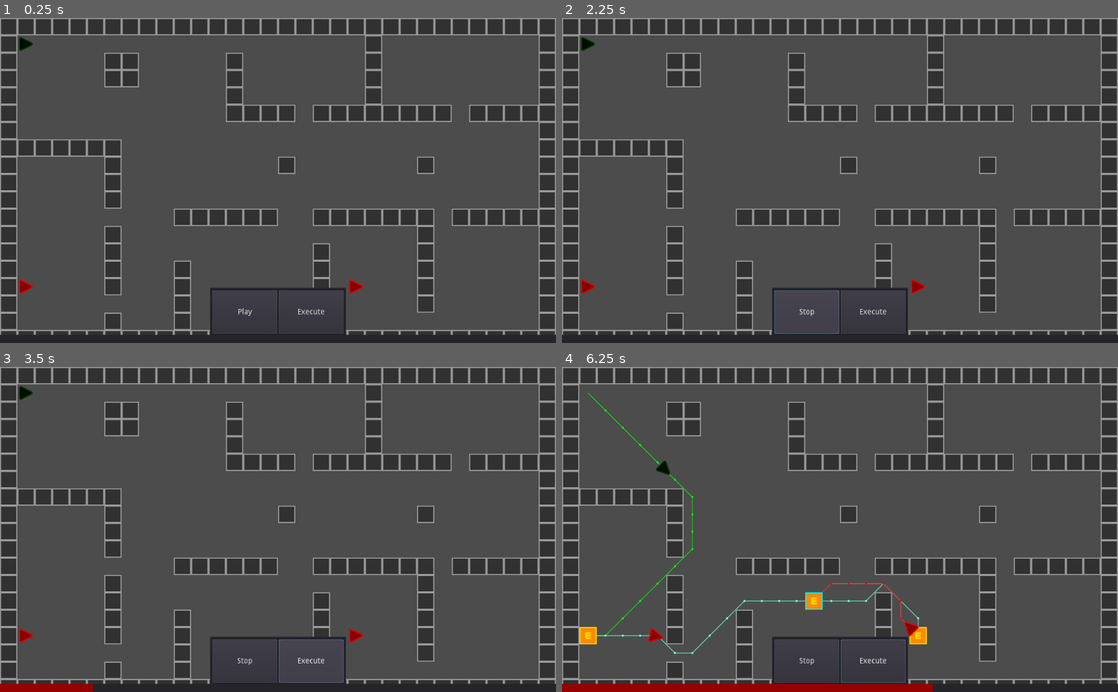
Above: before the commit, frames 1-4 (two rows, left to right).
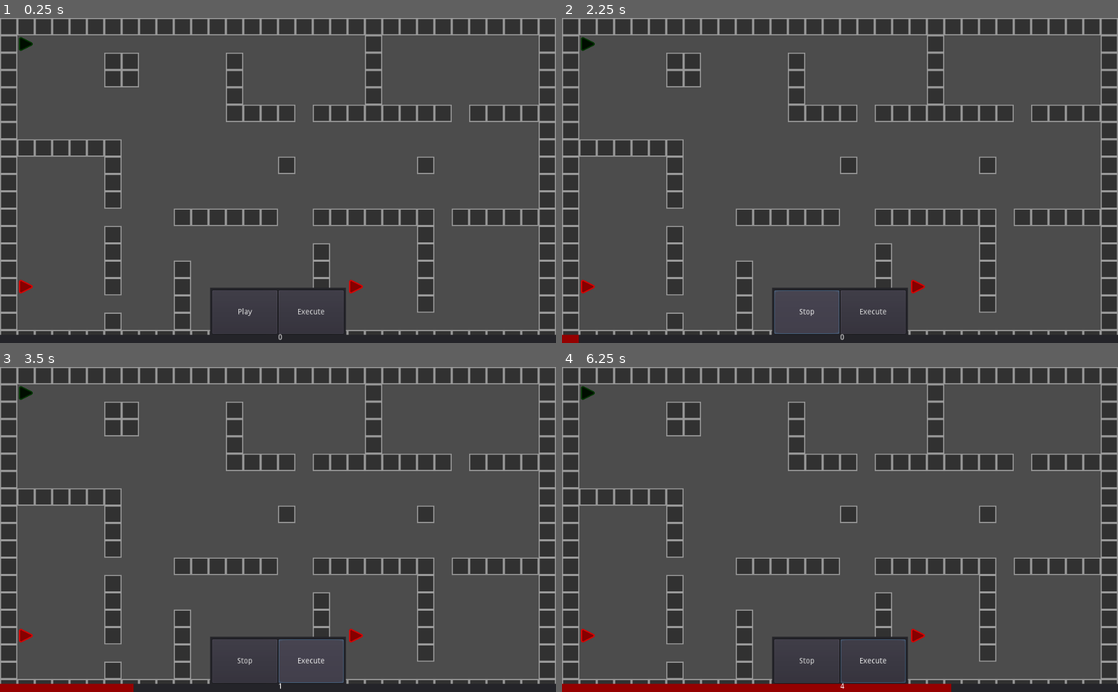
Above: after the commit, the same moments.

Repository: Matthew-Underwood/Jasper
Game: Godot game, scene res://scenes/main.tscn
The game is run twice, just before and just after one commit, with the same random seed, the same clock (stepped at 60 frames per second) and the same inputs.
Inputs (mouse positions are in pixels of both pictures, inside the frame that each line leads up to):
- Up to frame 1 (0.25 s): no input
- Up to frame 2 (2.25 s): click "Play" at 0.5 s; click "Stop" at 1.25 s; click "Play" at 2 s
- Up to frame 3 (3.5 s): click "Execute" at 2.75 s
- Up to frame 4 (6.25 s): move the mouse to (589, 393) at 3.52 s; press the mouse at (589, 393) at 3.53 s; move the mouse to (589, 636) at 4.27 s; release the mouse at (589, 636) at 4.28 s; hold A 4.28-5.03 s; tap Backspace (delete_waypoint) at 4.35, 5.85 s; click (589, 636) at 4.42 s; move the mouse to (917, 636) at 5.02 s; press the mouse at (917, 636) at 5.03 s; move the mouse to (812, 594) at 5.77 s; release the mouse at (812, 594) at 5.78 s; click (812, 594) at 5.92 s

The runs differ from the first frame. In frame 1, less than 0.1% of the frame differs, in the area x 50-51%, y 97-100%; in frame 2, less than 0.1%; in frame 3, 0.2%; in frame 4, 1.4%, in the area x 3-70%, y 5-100%.

Commit message:
Progress bar and timer

Diff:
--- a/classes/pathing/pathing_factory.gd
+++ b/classes/pathing/pathing_factory.gd
@@ -5,5 +5,5 @@
 	var pathing = load("res://classes/pathing/pathing.gd")
 	pathing = pathing.new(aStar, map)
 	var walkableTiles = pathing.addWalkableCells(obstacles)
+	return pathing
 	pathing.connectWalkableCellsDiagonal(walkableTiles)
-	return pathing
--- a/node/main.gd
+++ b/node/main.gd
@@ -11,10 +11,14 @@
 	var timer = get_node("Timer")
 	var tileMap = get_node("TileMap")
 	var playButton = get_node("Panel/Panel/HSplitContainer/Play")
+	var countDownText = get_node("Panel/CountdownText")
 	var timelineBar = get_node("Panel/TextureProgress")
 	playButton.setTurnTimer(timer)
+	countDownText.setTurnTimer(timer)
 	timelineBar.setTurnTimer(timer)
 	playButton.setProgressBar(timelineBar)
+	timer.connect("timeout", playButton, "changeButton", ["Play"])
+	playButton.connect("change_button", timelineBar, "changeButton")
 
 
 	for characterNum in range(characterPositions.size()):
--- a/node/ui/Play.gd
+++ b/node/ui/Play.gd
@@ -1,6 +1,5 @@
 extends Button
 
-var buttonText : String = "Play"
 var _timer : Timer
 var _progressBar : TextureProgress
 
@@ -11,14 +10,15 @@
 	_progressBar = progressBar
 
 func _on_Play_button_up():
-	if buttonText == "Play":
-		buttonText = "Stop"
+	if text == "Play":
+		changeButton("Stop")
 		get_tree().call_group_flags(2, "characters", "setState", 1)
 		_timer.start()
 	else:
-		buttonText = "Play"
+		changeButton("Play")
 		_progressBar.resetProgress()
 		get_tree().call_group_flags(2, "characters", "resetState")
 		_timer.stop()
 
-	set_text(buttonText)
+func changeButton(buttonName):
+	set_text(buttonName)
--- a/node/ui/TextureProgress.gd
+++ b/node/ui/TextureProgress.gd
@@ -2,16 +2,17 @@
 
 var _timer : Timer
 var _completed = false
+var _tween : Tween
+
+func _ready():
+	_tween = get_node("Tween")
 
 func _process(delta):
 
 	if _timer.is_stopped() && !_completed:
-		value = 0
+		value = min_value
 		return
-
-	var timeTaken = _timer.get_wait_time() - _timer.get_time_left()
-	value = timeTaken
-
+	value = max_value - (_timer.time_left / _timer.get_wait_time()) * max_value
 
 func setTurnTimer(timer : Timer):
 	_timer = timer
@@ -19,9 +20,9 @@
 func resetProgress():
 	_completed = false
 
-func _on_TextureProgress_value_changed(value):
-	if _timer.get_wait_time() == value:
+func _on_TextureProgress_value_changed(changedValue):
+	if max_value == changedValue:
 		_completed = true
 
-	if  value == 0:
+	if  changedValue == min_value:
 		_completed = false
--- /dev/null
+++ b/scenes/ui/countdown_text.gd
@@ -0,0 +1,12 @@
+extends Label
+
+var _timer : Timer
+
+func setTurnTimer(timer : Timer):
+	_timer = timer
+
+func _process(delta):
+	if _timer.is_stopped():
+		text = "0"
+		return
+	text = str(round(_timer.get_wait_time() - _timer.time_left))
--- a/scenes/ui/turn_playback.tscn
+++ b/scenes/ui/turn_playback.tscn
@@ -1,9 +1,10 @@
-[gd_scene load_steps=5 format=2]
+[gd_scene load_steps=6 format=2]
 
 [ext_resource path="res://sprites/ui/playback-slider.png" type="Texture" id=1]
 [ext_resource path="res://node/ui/Play.gd" type="Script" id=2]
 [ext_resource path="res://node/ui/TextureProgress.gd" type="Script" id=3]
 [ext_resource path="res://sprites/ui/playback-bg.png" type="Texture" id=4]
+[ext_resource path="res://scenes/ui/countdown_text.gd" type="Script" id=5]
 
 [node name="Control" type="Control"]
 margin_right = 1024.0
@@ -64,7 +65,6 @@
 anchor_right = 1.0
 anchor_bottom = 1.0
 margin_top = 585.0
-max_value = 6.0
 texture_under = ExtResource( 4 )
 texture_progress = ExtResource( 1 )
 nine_patch_stretch = true
@@ -74,5 +74,20 @@
 "_edit_use_anchors_": false
 }
 
+[node name="Tween" type="Tween" parent="TextureProgress"]
+
+[node name="CountdownText" type="Label" parent="."]
+anchor_left = 0.5
+anchor_top = 0.9
+anchor_right = 0.5
+anchor_bottom = 1.0
+margin_top = 43.0
+margin_right = 40.0
+text = "0.0"
+script = ExtResource( 5 )
+__meta__ = {
+"_edit_use_anchors_": false
+}
+
 [connection signal="button_up" from="Panel/HSplitContainer/Play" to="Panel/HSplitContainer/Play" method="_on_Play_button_up"]
 [connection signal="value_changed" from="TextureProgress" to="TextureProgress" method="_on_TextureProgress_value_changed"]
--- /dev/null
+++ b/test.gd
@@ -0,0 +1,24 @@
+extends TextureProgress
+
+var _timer : Timer
+var _completed = false
+var _tween : Tween
+var _percentage = 0
+
+signal update_percentage
+
+func _ready():
+	_tween = get_node("Tween")
+	connect("update_percentage", self, "updatePercentage")
+
+func _process(delta):
+	if Input.is_key_pressed(KEY_A):
+		emit_signal("update_percentage", 100)
+	value = _percentage
+
+
+func updatePercentage(percentage):
+	print("Change " + str(percentage))
+	_tween.interpolate_property(self, "_percentage", _percentage, percentage, 0.5)
+	if not _tween.is_active():
+		_tween.start()
